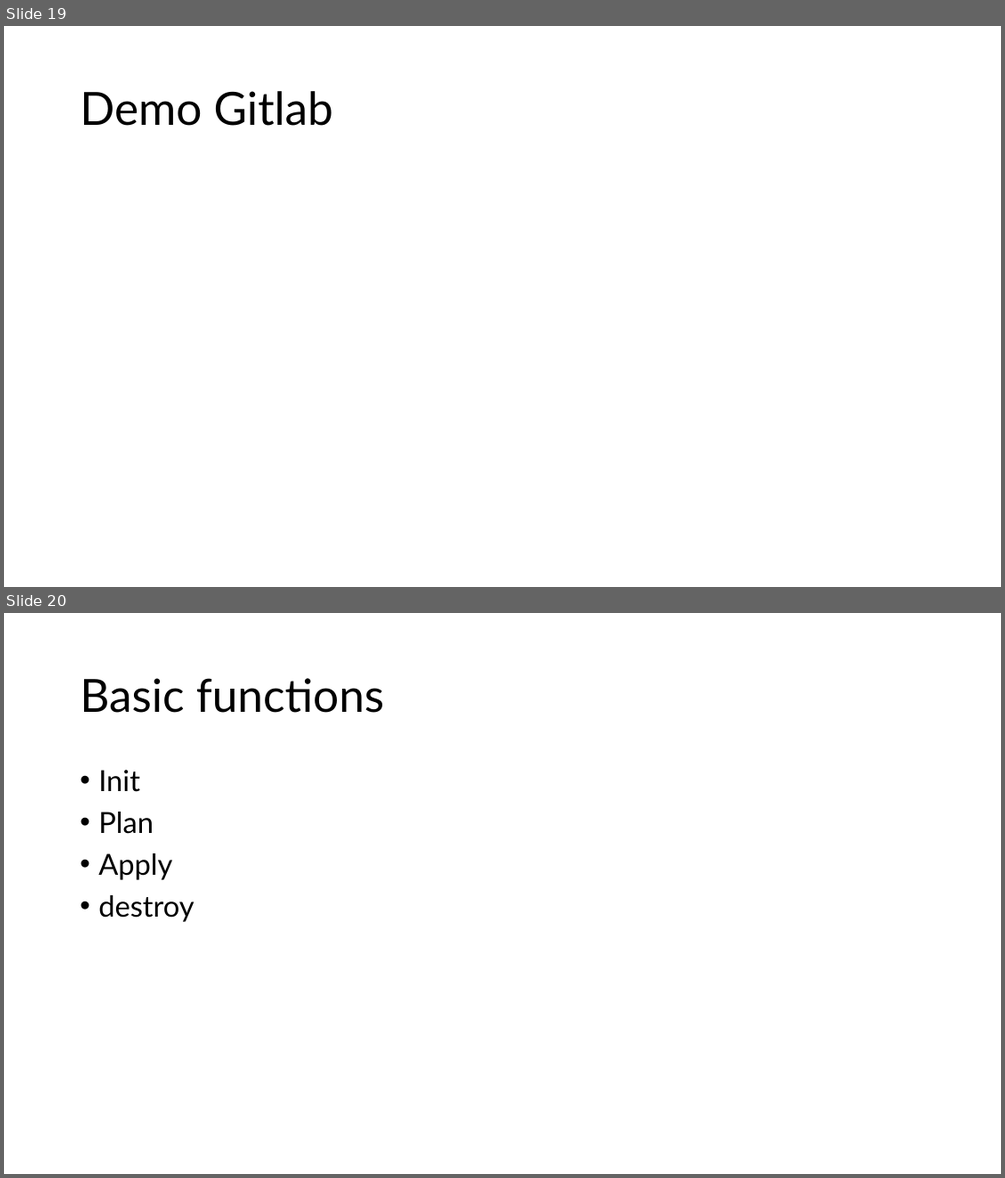
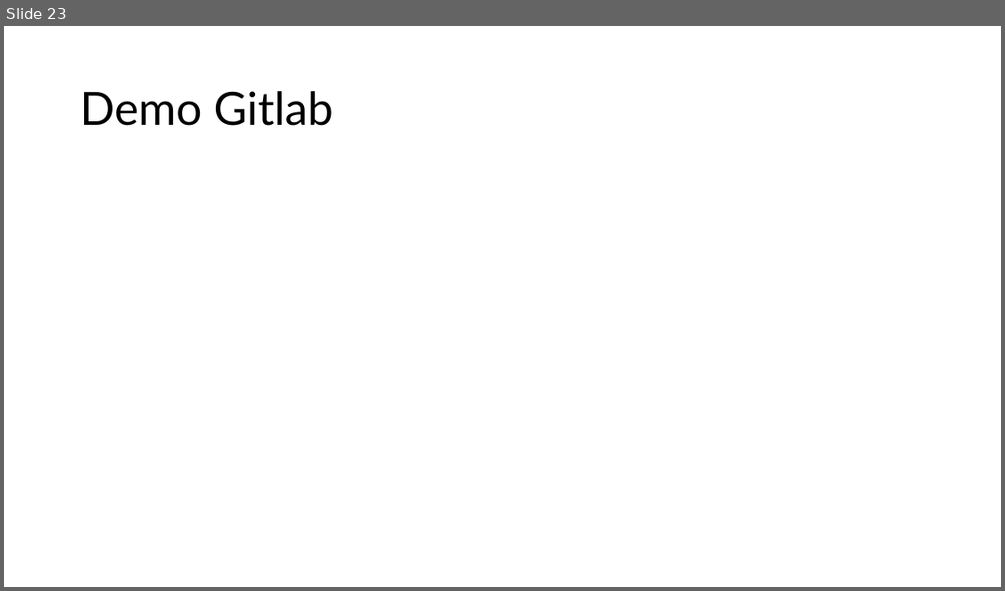
Before and after one commit to sebivenlo/esd-2024-terraform, a slide deck: Presentation/Terraform.pptx. Shown one above the other, each under a label of ours: slides 19 and 20 before the commit, slide 23 after it. The pictures are 1005x1178 and 1005x591 pixels, drawn with LibreOffice and Linux fonts; fonts in the diff are those of the drawing. Boxes give left, top, right and bottom in pixels: in the first picture for what was removed or moved away, otherwise in the second. Text is boxed around its words. In the diff, an @@ line names an element or a change of style, - is before the commit and + after.

```diff
--- a/Presentation/Terraform.pptx
+++ b/Presentation/Terraform.pptx
@@ slide 20 removed at <box>4,613,1001,1174</box>, background #FFFFFF @@
@@ title removed at <box>80,678,384,713</box> @@
-Basic functions
@@ text removed at <box>98,770,194,922</box> @@
-• Init
-• Plan
-• Apply
-• destroy
@@ what was slide 19 is now slide 23 @@
```
Also in this commit, not shown: 2 slides changed, 6 slides added, 2 other slides removed.
